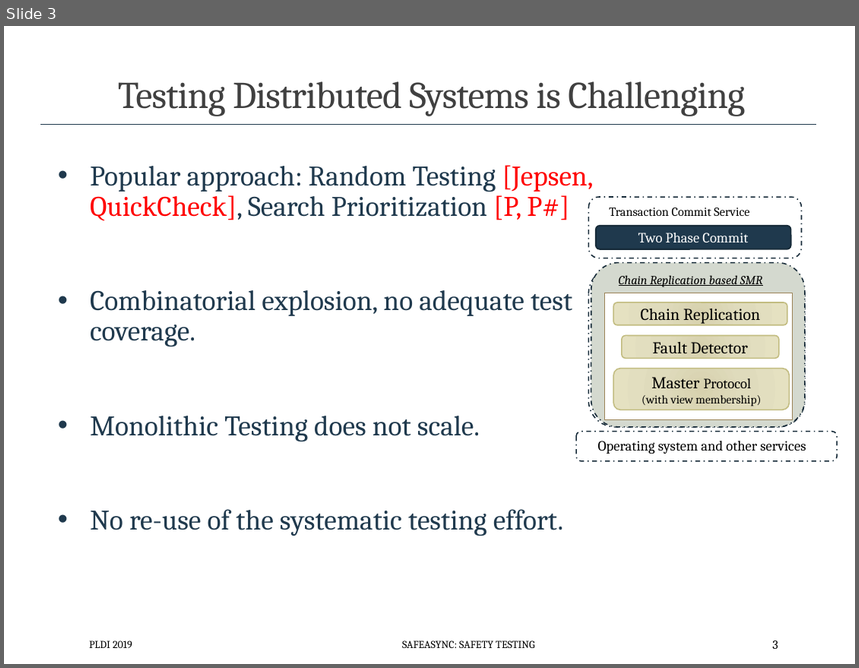
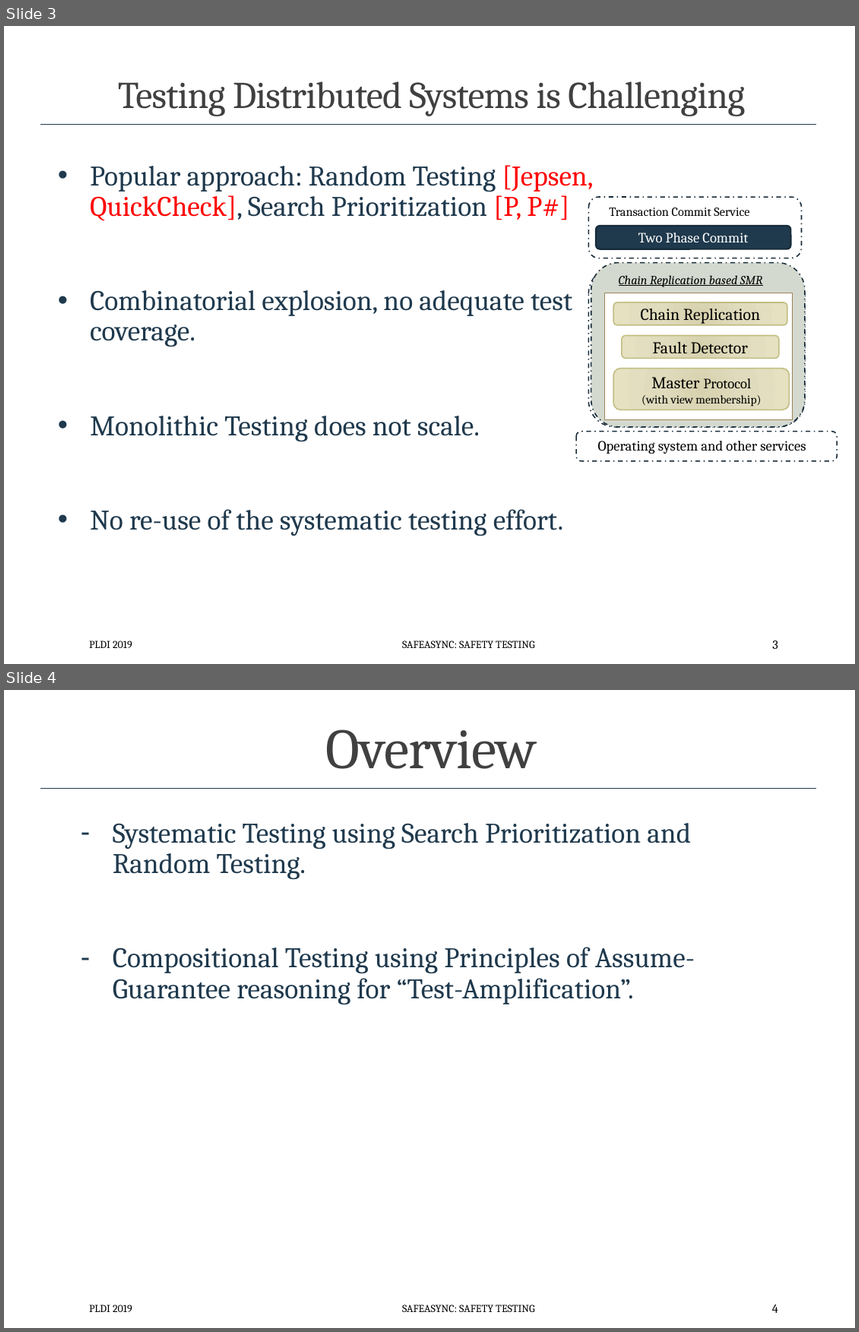
Before and after one commit to p-org/plditutorial, a slide deck: Presentations/MonolithicSafetyTesting.pptx. Shown one above the other, each under a label of ours: slide 3 before the commit, slides 3 and 4 after it. The pictures are 859x668 and 859x1332 pixels, drawn with LibreOffice and Linux fonts; fonts in the diff are those of the drawing. Boxes give left, top, right and bottom in pixels: in the first picture for what was removed or moved away, otherwise in the second. Text is boxed around its words. In the diff, an @@ line names an element or a change of style, - is before the commit and + after.

Commit message:
updates

```diff
--- a/Presentations/MonolithicSafetyTesting.pptx
+++ b/Presentations/MonolithicSafetyTesting.pptx
@@ slide 4 added at box(4, 690, 855, 1328), background #FFFFFF; not listed: 2 template elements that a slide beside it also shows @@
@@ title added at box(326, 730, 538, 769), 48 pt, text #404040 @@
+Overview
@@ text added at box(113, 823, 695, 1005), 24 pt, text #20394E @@
+– Systematic Testing using Search Prioritization and Random Testing.
+– Compositional Testing using Principles of Assume-Guarantee reasoning for “Test-Amplification”.
@@ text added at box(89, 1305, 132, 1312), 9 pt, text #000000 @@
+PLDI 2019
@@ text added at box(402, 1305, 534, 1312), 9 pt, text #000000 @@
+SAFEASYNC: SAFETY TESTING
@@ page number added at box(772, 1305, 778, 1313), 10.5 pt, text #000000 @@
+4
```
